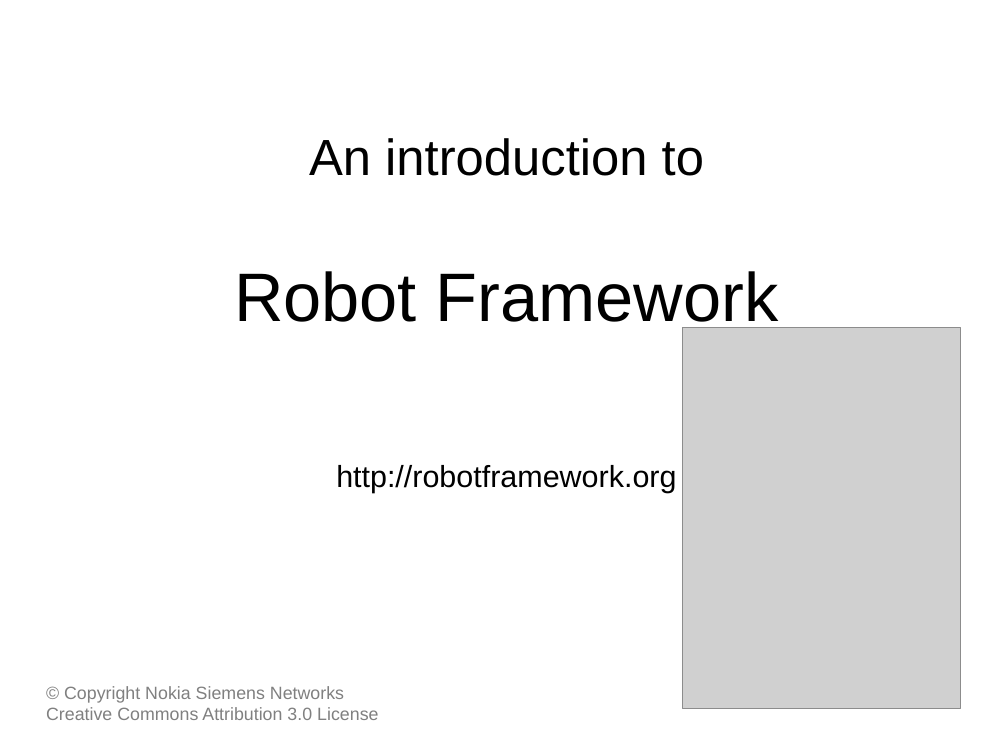
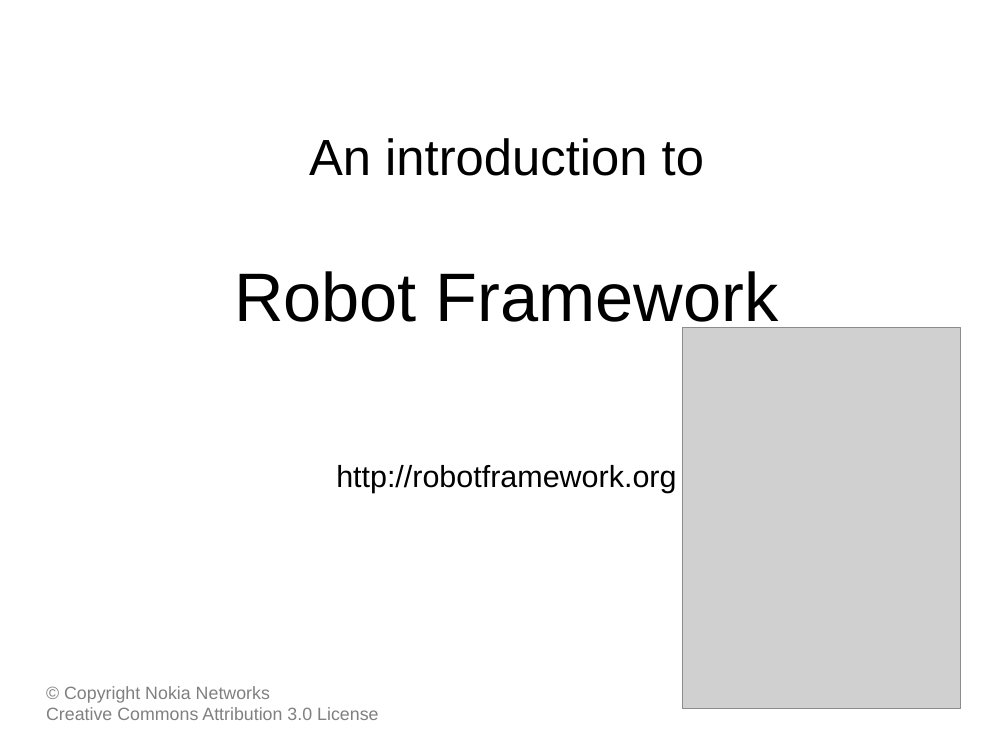
Before and after one commit to robotframework/IntroSlides, a slide deck: slide 1 of RobotFrameworkIntroduction.odp. Drawn at 1008x756 pixels with LibreOffice and Linux fonts; fonts in the diff are those of the drawing; grey boxes stand for pictures. Boxes give left, top, right and bottom in pixels: in the first picture for what was removed or moved away, otherwise in the second. Text is boxed around its words. In the diff, an @@ line names an element or a change of style, - is before the commit and + after.

Commit message:
Updated copyright owner to Nokia Networks.
Used to be old Nokia Siemens Networks. I don't think this is a big
enough change to require updating presentation on SlideShare.

```diff
--- a/RobotFrameworkIntroduction.odp
+++ b/RobotFrameworkIntroduction.odp
@@ text at bbox=[64, 686, 270, 703]: text changed @@
-© Copyright Nokia Siemens Networks
+© Copyright Nokia Networks
```
